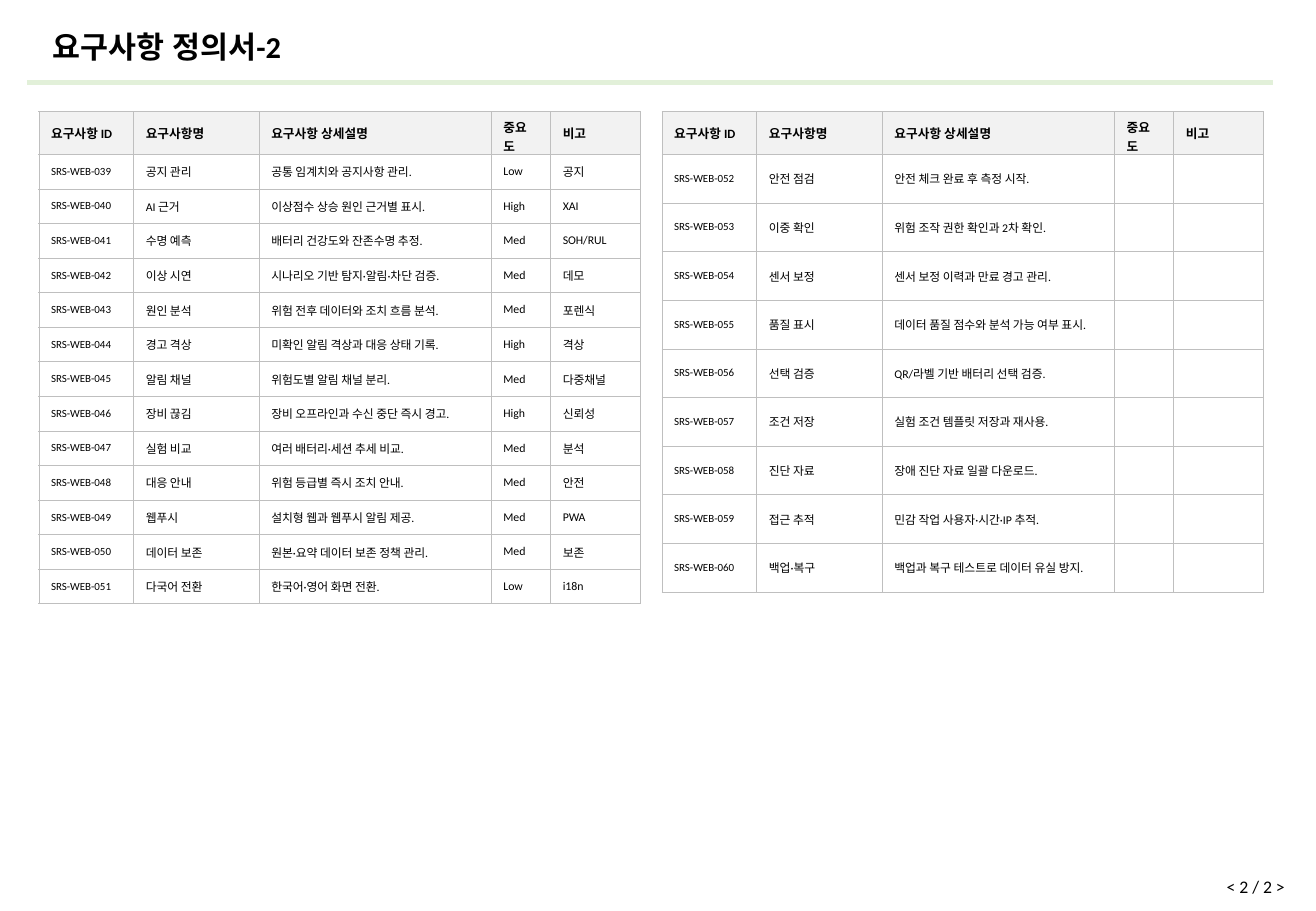
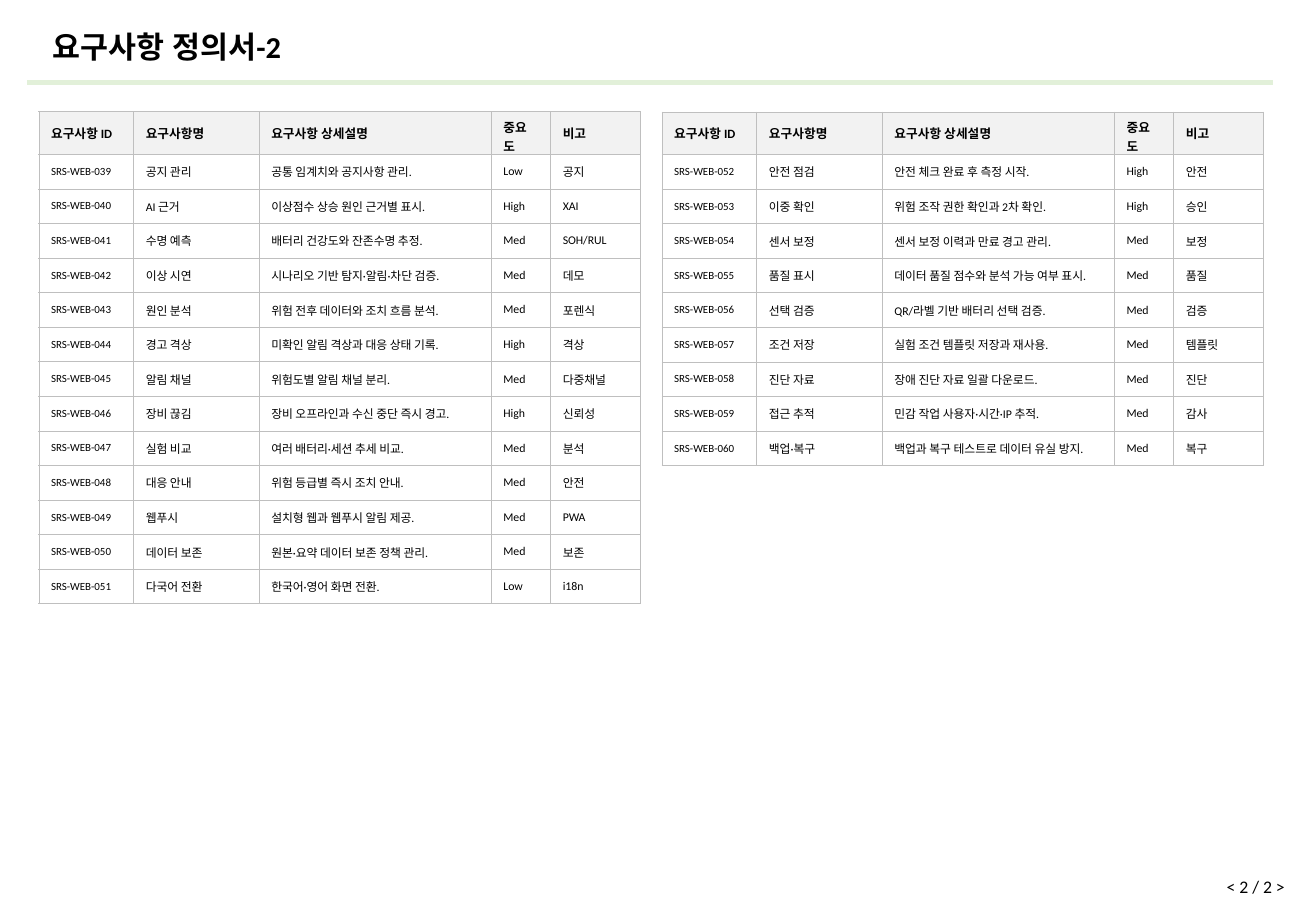
Before and after one commit to ricky30825-creator/BMS, a slide deck: slide 33 of 설계 산출물/설계 산출물_v4_6.29.pptx. Drawn at 1316x911 pixels with LibreOffice and Linux fonts; fonts in the diff are those of the drawing. Boxes give left, top, right and bottom in pixels: in the first picture for what was removed or moved away, otherwise in the second. Text is boxed around its words. In the diff, an @@ line names an element or a change of style, - is before the commit and + after.

```diff
--- a/설계 산출물/설계 산출물_v4_6.29.pptx
+++ b/설계 산출물/설계 산출물_v4_6.29.pptx
@@ table at bbox=[662, 112, 1264, 462] @@
-row 2, column 4: 
+row 2, column 4: High
-row 2, column 5: 
+row 2, column 5: 안전
-row 3, column 4: 
+row 3, column 4: High
-row 3, column 5: 
+row 3, column 5: 승인
-row 4, column 4: 
+row 4, column 4: Med
-row 4, column 5: 
+row 4, column 5: 보정
-row 5, column 4: 
+row 5, column 4: Med
-row 5, column 5: 
+row 5, column 5: 품질
-row 6, column 4: 
+row 6, column 4: Med
-row 6, column 5: 
+row 6, column 5: 검증
-row 7, column 4: 
+row 7, column 4: Med
-row 7, column 5: 
+row 7, column 5: 템플릿
-row 8, column 4: 
+row 8, column 4: Med
-row 8, column 5: 
+row 8, column 5: 진단
-row 9, column 4: 
+row 9, column 4: Med
-row 9, column 5: 
+row 9, column 5: 감사
-row 10, column 4: 
+row 10, column 4: Med
-row 10, column 5: 
+row 10, column 5: 복구
```
Also in this commit, not shown: 1 other slide changed, 1 other file.
